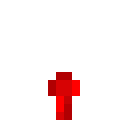
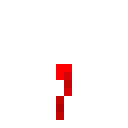
Comparing the layer stacks of the two 128×128 images. Changes:
painted on "Background" over (48, 64, 80, 120)
